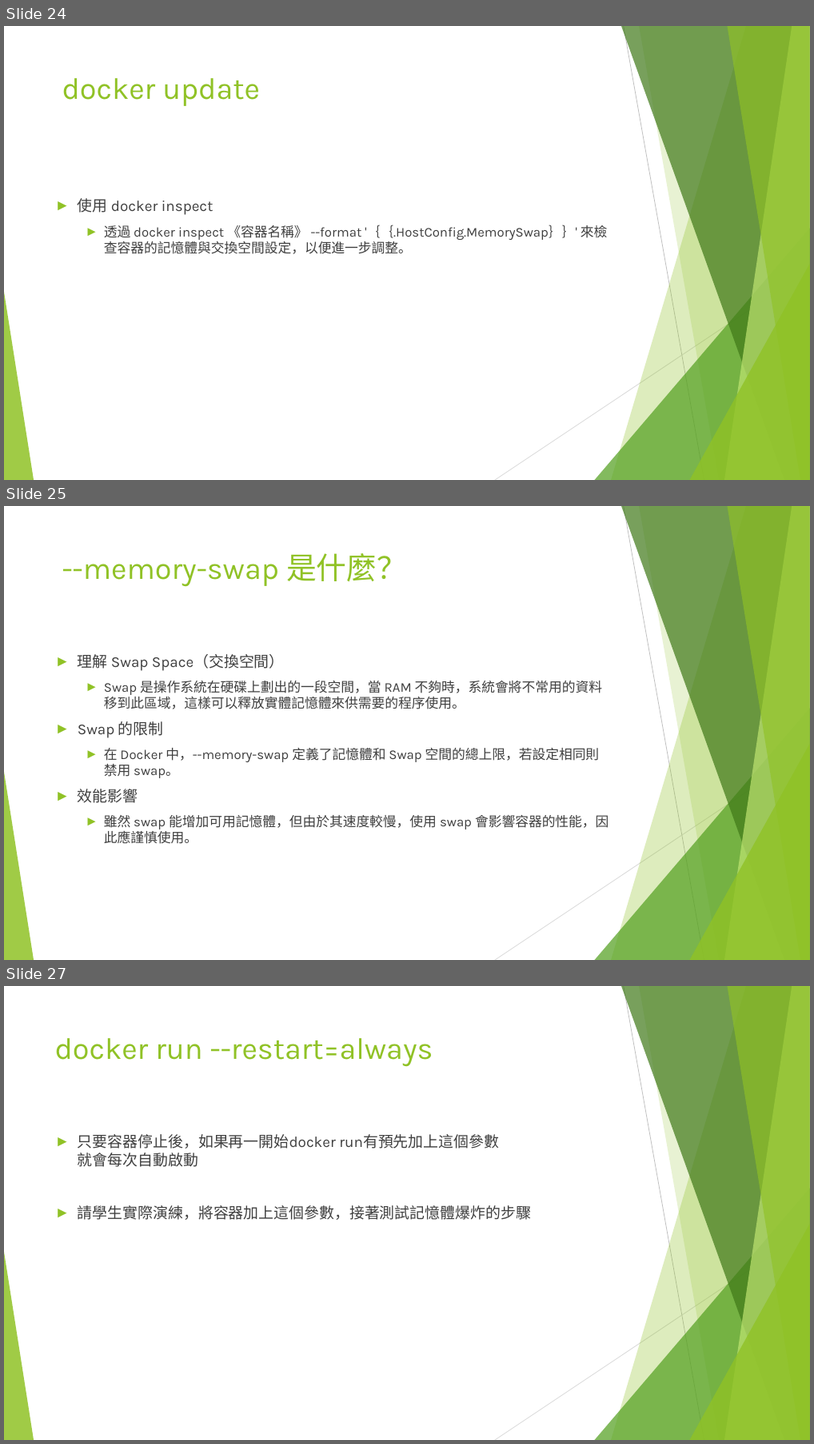
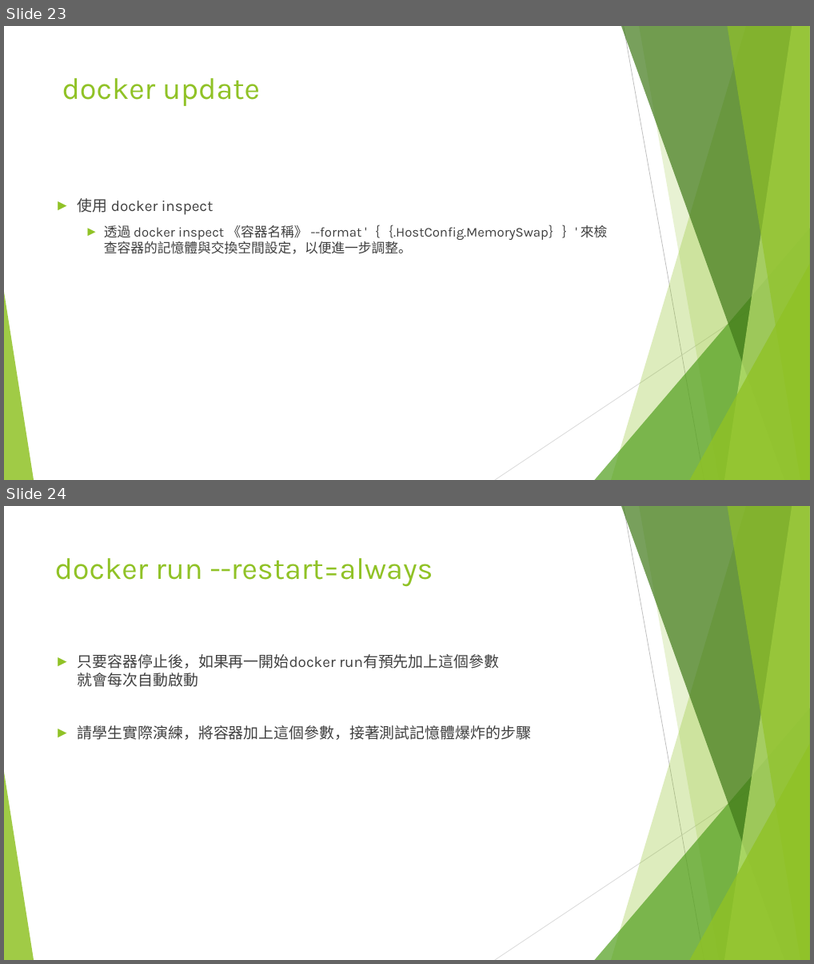
Before and after one commit to coolyuoo/Docker.Class4, a slide deck: 單元4.容器資源配置.pptx. Shown one above the other, each under a label of ours: slides 24, 25 and 27 before the commit, slides 23 and 24 after it; the slides between them are not shown. The pictures are 814x1444 and 814x964 pixels, drawn with LibreOffice and Linux fonts; fonts in the diff are those of the drawing. Boxes give left, top, right and bottom in pixels: in the first picture for what was removed or moved away, otherwise in the second. Text is boxed around its words. In the diff, an @@ line names an element or a change of style, - is before the commit and + after.

```diff
--- a/單元4.容器資源配置.pptx
+++ b/單元4.容器資源配置.pptx
@@ slide 25 removed at (4,506,810,960), background #FFFFFF; not listed: 10 template elements that a slide beside it also shows @@
@@ title removed at (62,553,407,587) @@
---memory-swap 是什麼？
@@ text removed at (78,654,609,844) @@
-► 理解 Swap Space（交換空間）
-  ► Swap 是操作系統在硬碟上劃出的一段空間，當 RAM 不夠時，系統會將不常用的資料移到此區域，這樣可以釋放實體記憶體來供需要的程序使用。
-► Swap 的限制
-  ► 在 Docker 中，--memory-swap 定義了記憶體和 Swap 空間的總上限，若設定相同則禁用 swap。
-► 效能影響
-  ► 雖然 swap 能增加可用記憶體，但由於其速度較慢，使用 swap 會影響容器的性能，因此應謹慎使用。
@@ what was slide 24 is now slide 23 @@
@@ what was slide 27 is now slide 24 @@
```
Also in this commit, not shown: 2 slides changed, 2 other slides removed, 1 other file.
